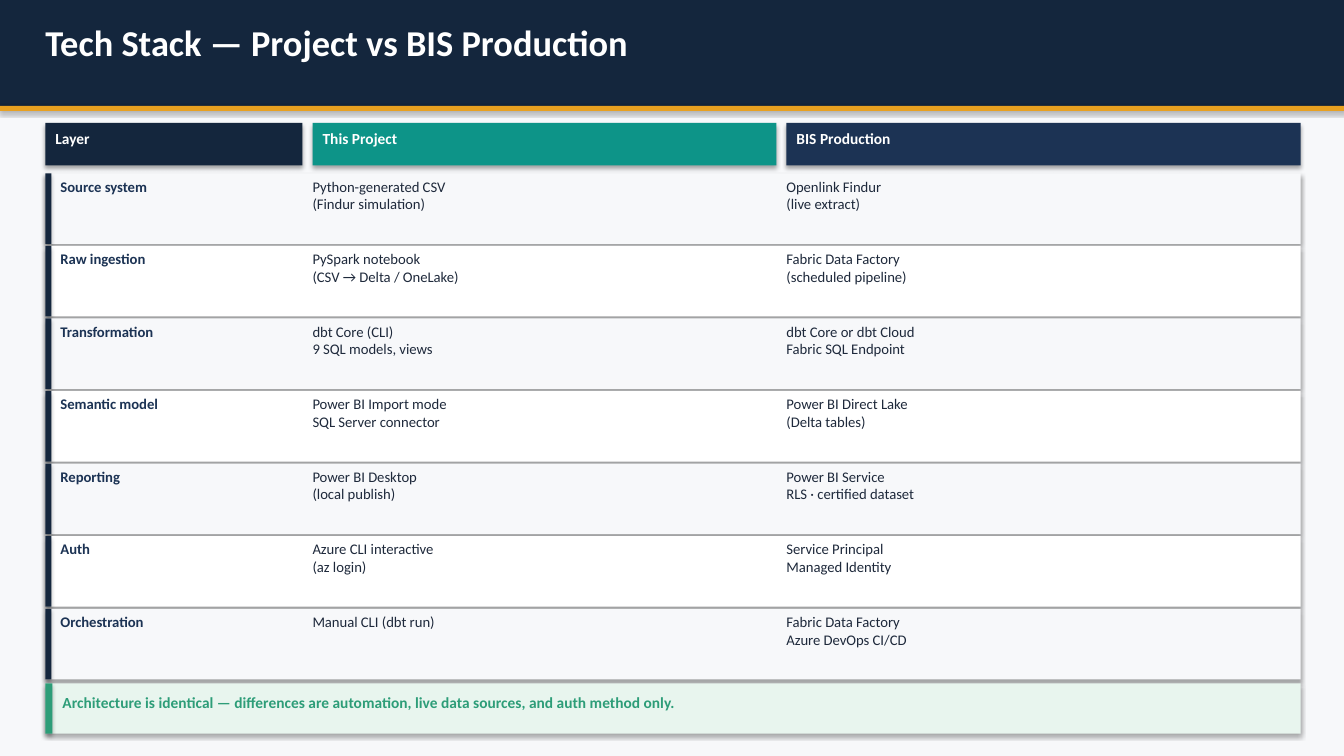
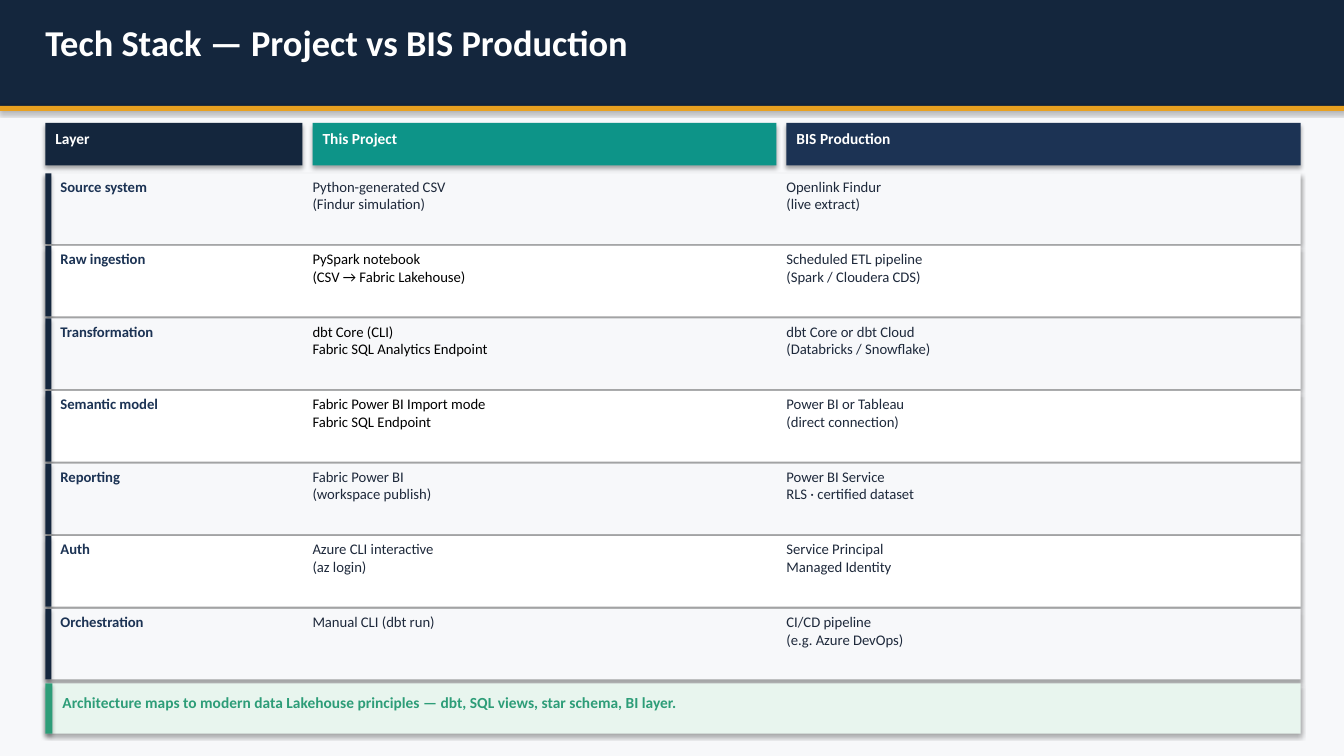
Before and after one commit to gauthiny-glitch/BIS_Analytics_Pipeline, a slide deck: slide 8 of docs/BIS_Portfolio_Deck.pptx. Drawn at 1344x756 pixels with LibreOffice and Linux fonts; fonts in the diff are those of the drawing. Boxes give left, top, right and bottom in pixels: in the first picture for what was removed or moved away, otherwise in the second. Text is boxed around its words. In the diff, an @@ line names an element or a change of style, - is before the commit and + after.

```diff
--- a/docs/BIS_Portfolio_Deck.pptx
+++ b/docs/BIS_Portfolio_Deck.pptx
@@ text at (313,253,465,284): text changed; text colour #1E293B to #000000 @@
-PySpark notebook
-(CSV → Delta / OneLake)
+PySpark notebook
+(CSV → Fabric Lakehouse)
@@ text at (786,253,923,285): text changed @@
-Fabric Data Factory
-(scheduled pipeline)
+Scheduled ETL pipeline
+(Spark / Cloudera CDS)
@@ text at (313,326,488,357): text changed; text colour #1E293B to #000000 @@
-dbt Core (CLI)
-9 SQL models, views
+dbt Core (CLI)
+Fabric SQL Analytics Endpoint
@@ text at (786,326,930,356): text changed @@
-dbt Core or dbt Cloud
-Fabric SQL Endpoint
+dbt Core or dbt Cloud
+(Databricks / Snowflake)
@@ text at (313,398,485,430): text changed; text colour #1E293B to #000000 @@
-Power BI Import mode
-SQL Server connector
+Fabric Power BI Import mode
+Fabric SQL Endpoint
@@ text at (786,398,904,429): text changed @@
-Power BI Direct Lake
-(Delta tables)
+Power BI or Tableau
+(direct connection)
@@ text at (313,471,432,502): text changed @@
-Power BI Desktop
-(local publish)
+Fabric Power BI
+(workspace publish)
@@ text at (786,617,903,648): text changed @@
-Fabric Data Factory
-Azure DevOps CI/CD
+CI/CD pipeline
+(e.g. Azure DevOps)
@@ text at (62,697,676,711): text changed @@
-Architecture is identical — differences are automation, live data sources, and auth method only.
+Architecture maps to modern data Lakehouse principles — dbt, SQL views, star schema, BI layer.
```
Also in this commit, not shown: 5 other slides changed, 3 other files.
